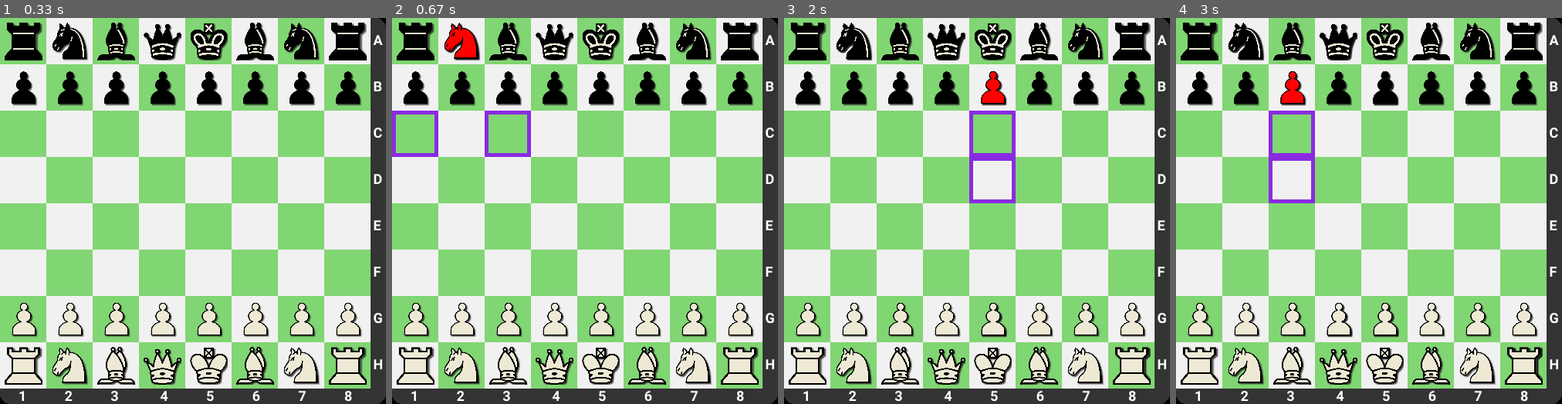
Above: before the commit, frames 1-4 (left to right).
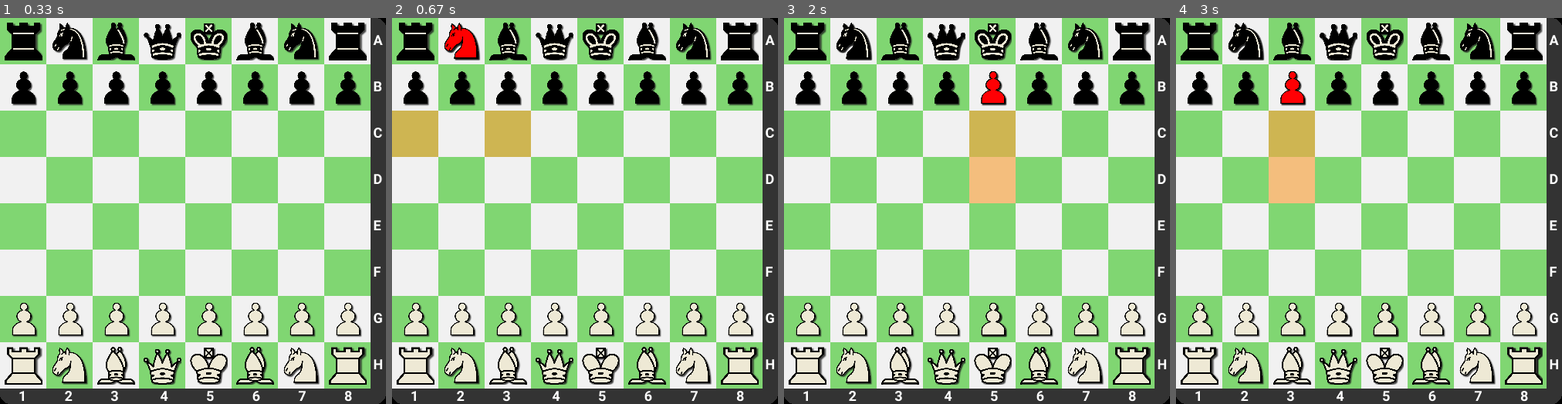
Above: after the commit, the same moments.

Repository: Zamp98-zz/chessPygame
Game: pygame game, started from main.py
The game is run twice, just before and just after one commit, with the same random seed, the same clock (stepped at 60 frames per second) and the same inputs.
Inputs (mouse positions are in pixels of both pictures, inside the frame that each line leads up to):
- Up to frame 1 (0.33 s): no input
- Up to frame 2 (0.67 s): click (461, 41) at 0.38 s
- Up to frame 3 (2 s): click (1015, 295) at 0.72 s; click (946, 41) at 1.05 s; click (1119, 346) at 1.38 s; click (984, 79) at 1.72 s
- Up to frame 4 (3 s): click (1349, 311) at 2.05 s; click (1515, 357) at 2.38 s; click (1307, 83) at 2.72 s

Frame 1 is identical in both runs. In frame 2, 2.9% of the frame differs, in the area x 0-36%, y 24-36%; in frame 3, 2.9%; in frame 4, 2.9%.

Commit message:
transparency

Diff:
--- a/modules/pieces.py
+++ b/modules/pieces.py
@@ -32,7 +32,7 @@
         self.image.convert_alpha()
         self.rect = self.image.get_rect()
         self.rect.x, self.rect.y = x * 60, y * 60
-        pygame.draw.rect(self.image, (138, 43, 226), (0, 0, 60, 60),  5)
+        pygame.draw.rect(self.image, (245, 164, 66, 170), (0, 0, 60, 60))
 
 
 class Piece(pygame.sprite.Sprite):
